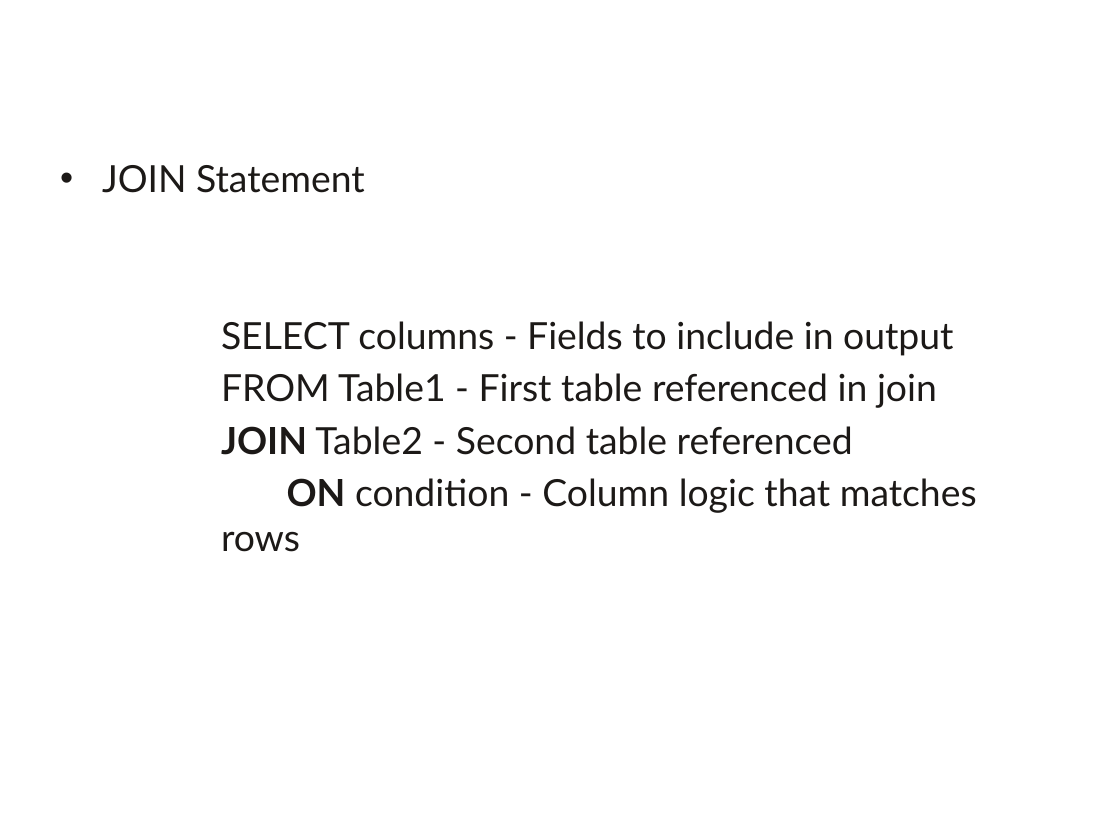
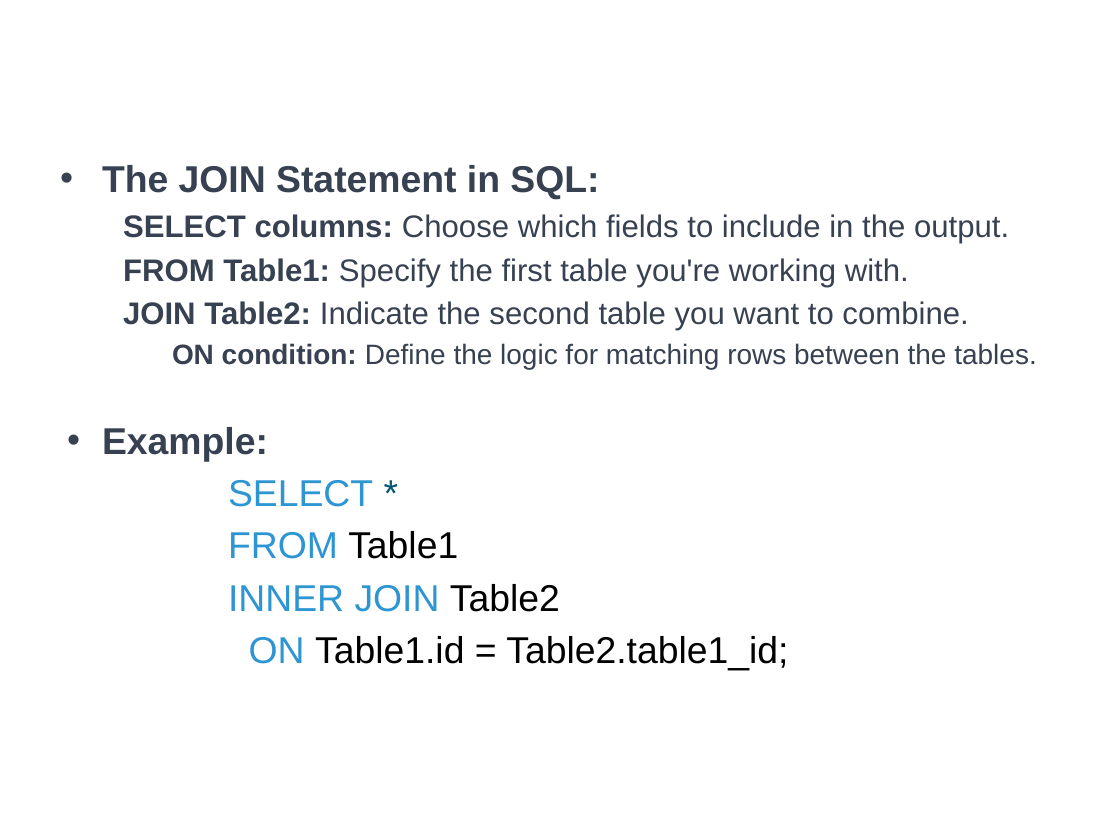
Before and after one commit to a099954/ABC-Program, a slide deck: slide 4 of SQL/Day 4 Joins/Joins.pptx. Drawn at 1120x840 pixels with LibreOffice and Linux fonts; fonts in the diff are those of the drawing; background and template pictures are left out. Boxes give left, top, right and bottom in pixels: in the first picture for what was removed or moved away, otherwise in the second. Text is boxed around its words. In the diff, an @@ line names an element or a change of style, - is before the commit and + after.

Commit message:
added the joins ppt and the temp tables

```diff
--- a/SQL/Day 4 Joins/Joins.pptx
+++ b/SQL/Day 4 Joins/Joins.pptx
@@ text at bbox=[102, 165, 1036, 670]: text changed; size 24 to 20 pt; font Lato to Arial; text colour #1C1917 to #374151 @@
-• JOIN Statement
-      SELECT columns - Fields to include in output
-      FROM Table1 - First table referenced in join
-      JOIN Table2 - Second table referenced
-      ON condition - Column logic that matches rows
+• The JOIN Statement in SQL:
+  SELECT columns: Choose which fields to include in the output.
+  FROM Table1: Specify the first table you're working with.
+  JOIN Table2: Indicate the second table you want to combine.
+    ON condition: Define the logic for matching rows between the tables.
+• Example:
+SELECT *
+FROM Table1
+INNER JOIN Table2
+ON Table1.id = Table2.table1_id;
```
Also in this commit, not shown: 15 other slides changed, 3 slides added, 6 other files.
